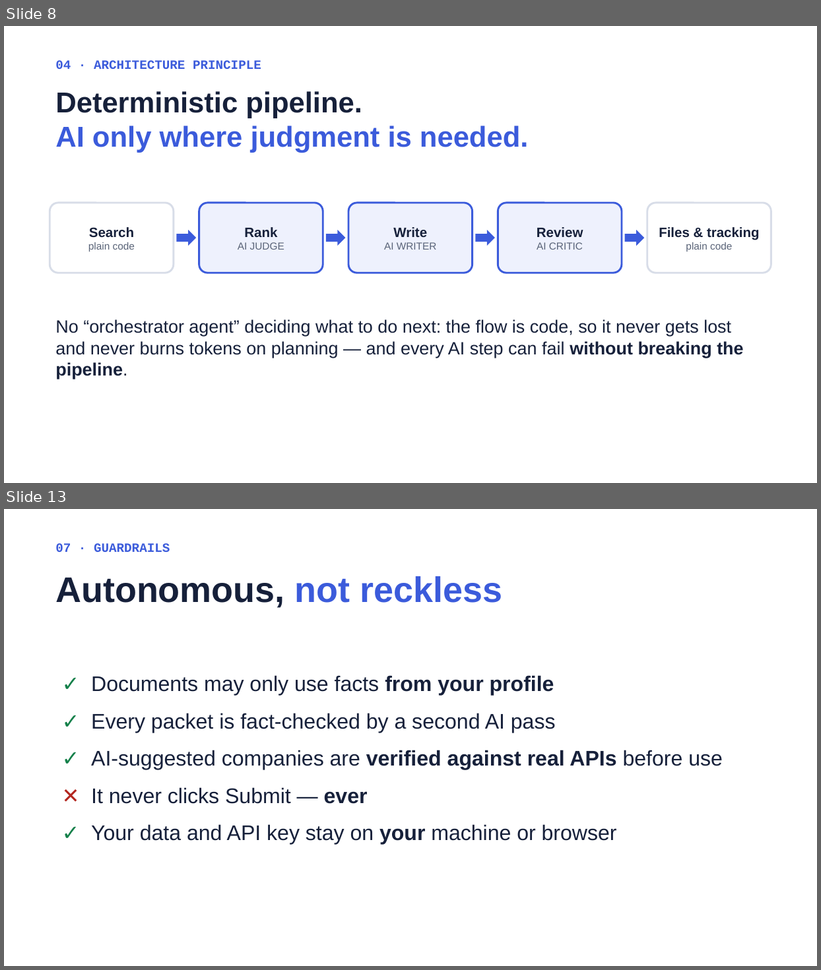
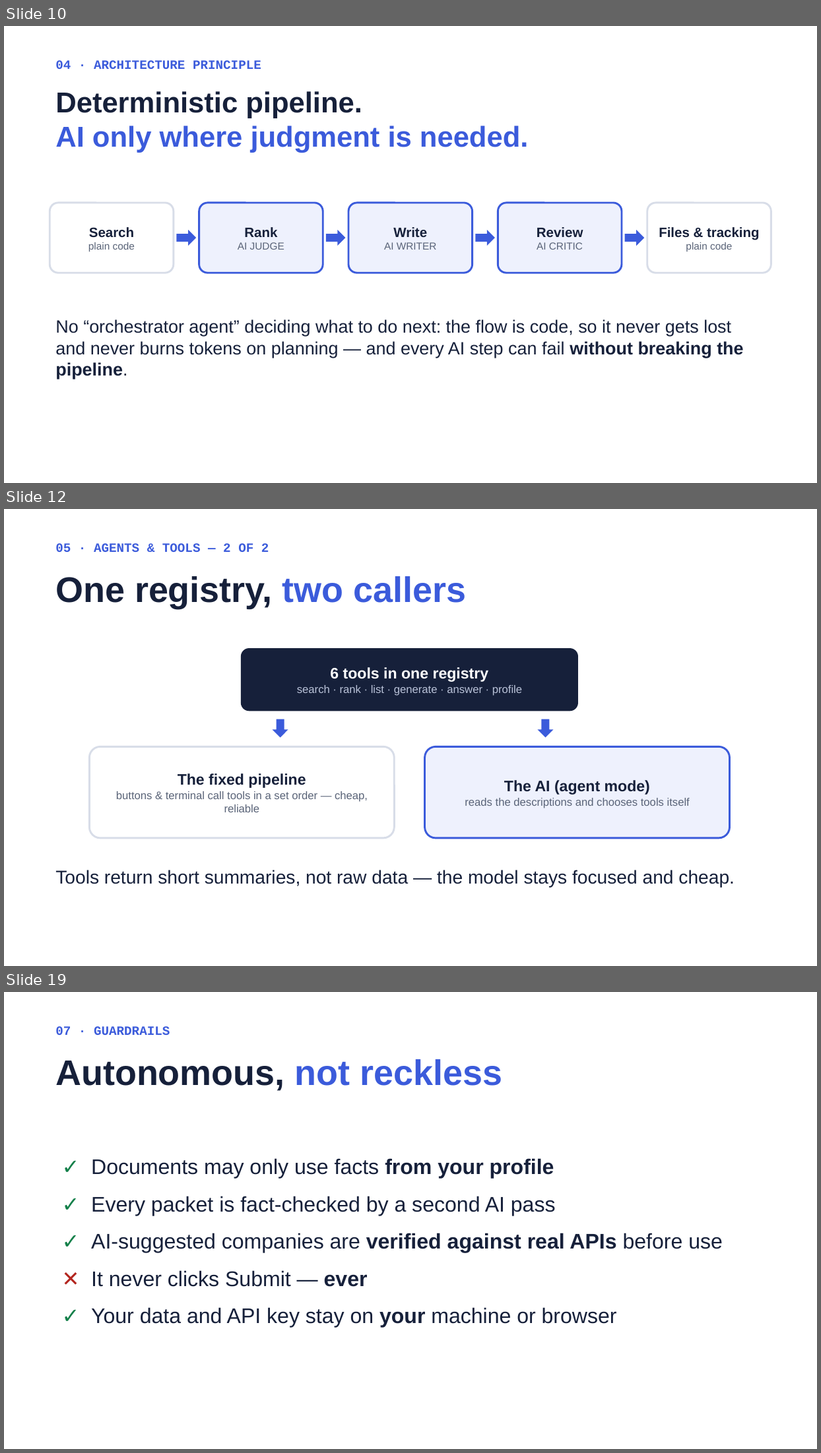
Before and after one commit to DavidZeff1/agent, a slide deck: presentation/Job Agent Presentation.pptx. Shown one above the other, each under a label of ours: slides 8 and 13 before the commit, slides 10, 12 and 19 after it; the slides between them are not shown. The pictures are 821x970 and 821x1453 pixels, drawn with LibreOffice and Linux fonts; fonts in the diff are those of the drawing. Boxes give left, top, right and bottom in pixels: in the first picture for what was removed or moved away, otherwise in the second. Text is boxed around its words. In the diff, an @@ line names an element or a change of style, - is before the commit and + after.

```diff
--- a/presentation/Job Agent Presentation.pptx
+++ b/presentation/Job Agent Presentation.pptx
@@ slide 12 added at bbox=[4, 509, 817, 966], background #FFFFFF @@
@@ text added at bbox=[55, 543, 269, 552], 15 pt, text #3B5BDB, bold @@
+05 · AGENTS & TOOLS — 2 OF 2
@@ text added at bbox=[55, 576, 467, 609], 42 pt, text #16203A, bold @@
+One registry, two callers
@@ rounded rectangle added at bbox=[242, 650, 578, 710], fill #16203A, outline #16203A 2.25 pt, 13 pt, text #B9C2D8 @@
+6 tools in one registry
+search · rank · list · generate · answer · profile
@@ down arrow added at bbox=[273, 720, 288, 738], fill #3B5BDB @@
@@ down arrow added at bbox=[538, 720, 554, 738], fill #3B5BDB @@
@@ rounded rectangle added at bbox=[89, 747, 395, 838], fill #FFFFFF, outline #D8DDE8 2.25 pt, 13 pt, text #5A6478 @@
+The fixed pipeline
+buttons & terminal call tools in a set order — cheap, reliable
@@ rounded rectangle added at bbox=[425, 747, 730, 838], fill #EEF1FD, outline #3B5BDB 2.25 pt, 13 pt, text #5A6478 @@
+The AI (agent mode)
+reads the descriptions and chooses tools itself
@@ text added at bbox=[55, 870, 735, 888], 22 pt, text #16203A @@
+Tools return short summaries, not raw data — the model stays focused and cheap.
@@ what was slide 8 is now slide 10 @@
@@ what was slide 13 is now slide 19 @@
```
Also in this commit, not shown: 6 slides changed, 8 other slides added, 1 slide removed, 2 other files.
